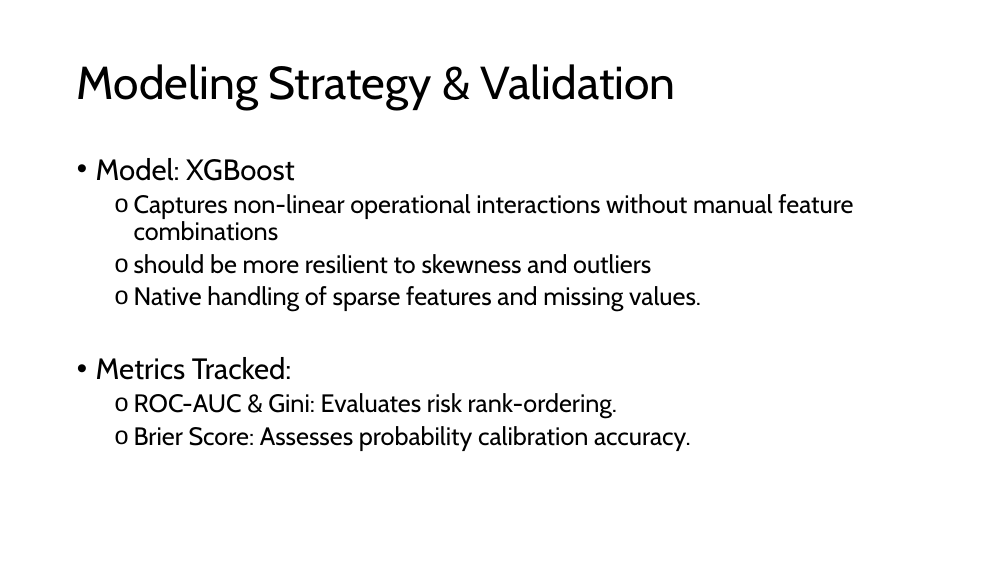
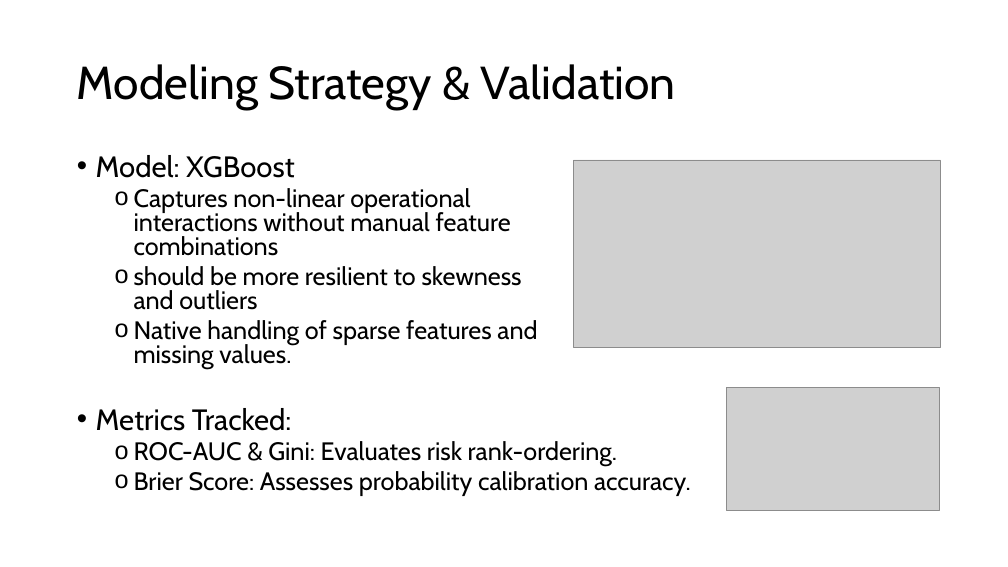
Before and after one commit to gregorovamaria/ds_risk_scoring_case_study, a slide deck: slide 8 of commercial_auto_risk_scoring.pptx. Drawn at 1008x567 pixels with LibreOffice and Linux fonts; fonts in the diff are those of the drawing; grey boxes stand for pictures. Boxes give left, top, right and bottom in pixels: in the first picture for what was removed or moved away, otherwise in the second. Text is boxed around its words. In the diff, an @@ line names an element or a change of style, - is before the commit and + after.

Commit message:
Update presentation

```diff
--- a/commercial_auto_risk_scoring.pptx
+++ b/commercial_auto_risk_scoring.pptx
@@ text "Model: XGBoost" at (x1=96, y1=155, x2=691, y2=496): line spacing 0.9 to 0.8 @@
@@ picture added at (x1=574, y1=160, x2=941, y2=349) @@
@@ picture added at (x1=727, y1=387, x2=939, y2=510) @@
```
Also in this commit, not shown: 2 other files.
